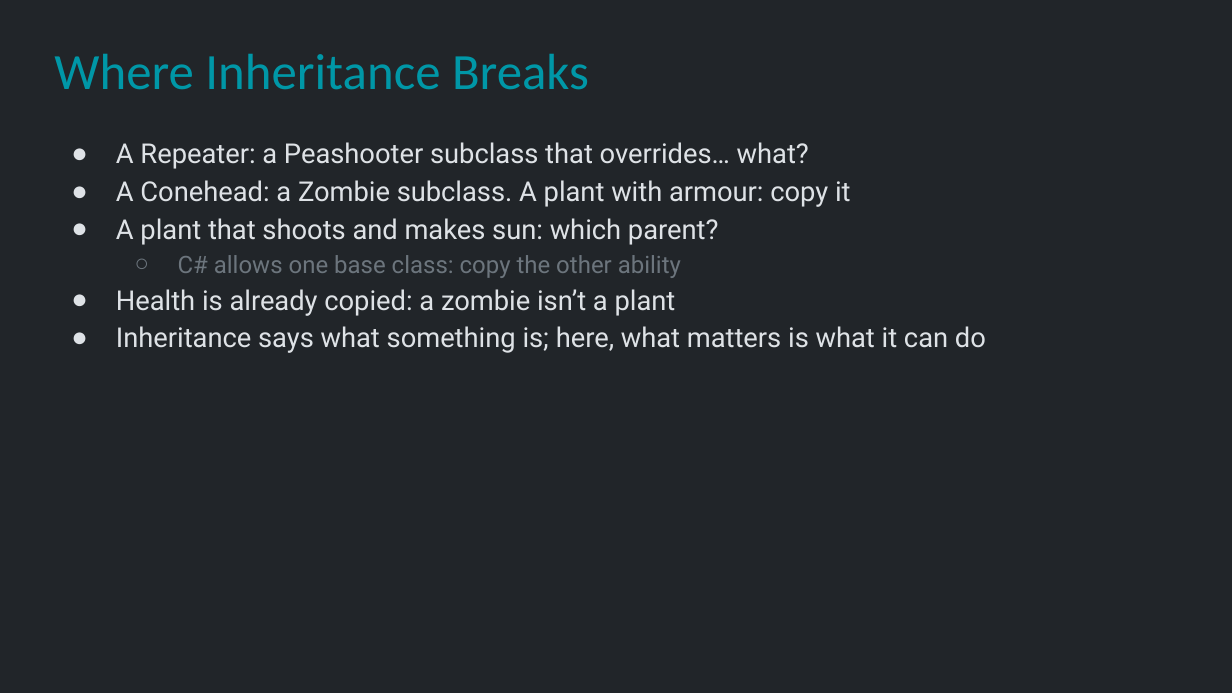
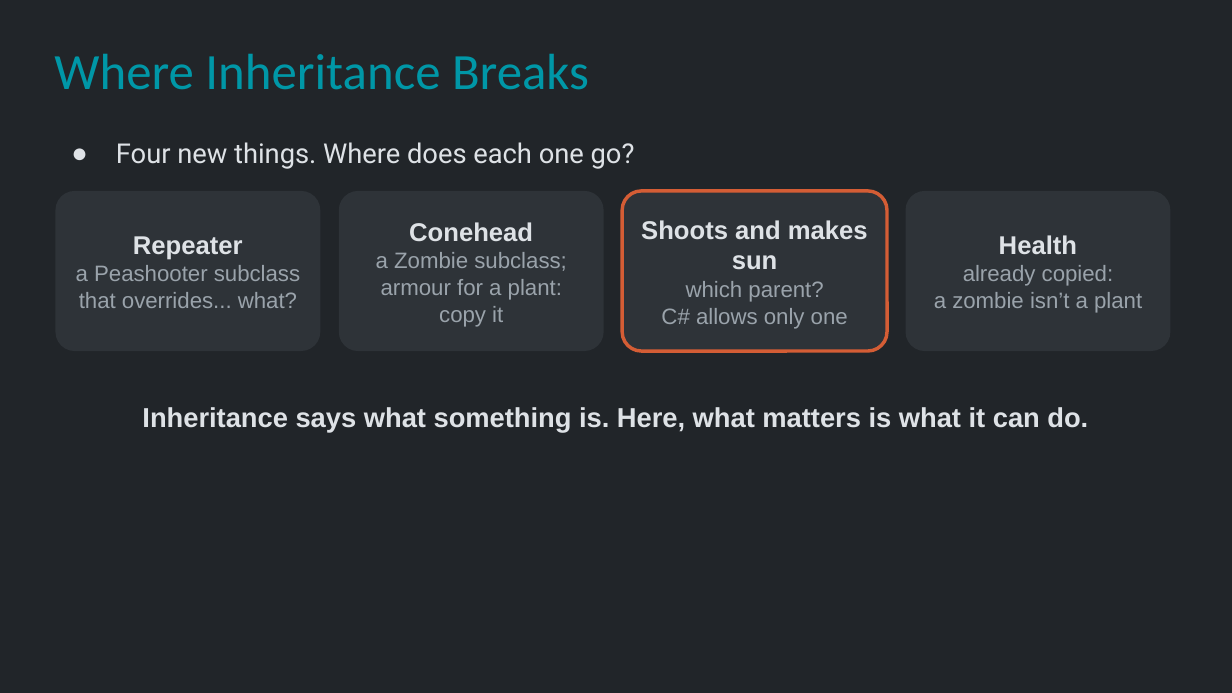
Before and after one commit to Metamate/gar, a slide deck: slide 9 of slides/09 Plants vs. Zombies.pptx. Drawn at 1232x693 pixels with LibreOffice and Linux fonts; fonts in the diff are those of the drawing. Boxes give left, top, right and bottom in pixels: in the first picture for what was removed or moved away, otherwise in the second. Text is boxed around its words. In the diff, an @@ line names an element or a change of style, - is before the commit and + after.

```diff
--- a/slides/09 Plants vs. Zombies.pptx
+++ b/slides/09 Plants vs. Zombies.pptx
@@ text at (x1=116, y1=142, x2=635, y2=169): text changed @@
-● A Repeater: a Peashooter subclass that overrides… what?
-● A Conehead: a Zombie subclass. A plant with armour: copy it
-● A plant that shoots and makes sun: which parent?
-  ○ C# allows one base class: copy the other ability
-● Health is already copied: a zombie isn’t a plant
-● Inheritance says what something is; here, what matters is what it can do
+● Four new things. Where does each one go?
@@ rounded rectangle added at (x1=55, y1=191, x2=320, y2=351), fill #2E3338, 13 pt, text #9AA3AB @@
+Repeater
+a Peashooter subclass
+that overrides... what?
@@ rounded rectangle added at (x1=339, y1=191, x2=604, y2=351), fill #2E3338, 13 pt, text #9AA3AB @@
+Conehead
+a Zombie subclass;
+armour for a plant: copy it
@@ rounded rectangle added at (x1=622, y1=191, x2=887, y2=351), fill #2E3338, outline #D45D35 2 pt, 13 pt, text #9AA3AB @@
+Shoots and makes sun
+which parent?
+C# allows only one
@@ rounded rectangle added at (x1=906, y1=191, x2=1170, y2=351), fill #2E3338, 13 pt, text #9AA3AB @@
+Health
+already copied:
+a zombie isn’t a plant
@@ text added at (x1=142, y1=407, x2=1088, y2=433), 16 pt, text #DEE2E6, bold @@
+Inheritance says what something is. Here, what matters is what it can do.
```
Also in this commit, not shown: 5 other slides changed, 1 slide added.
